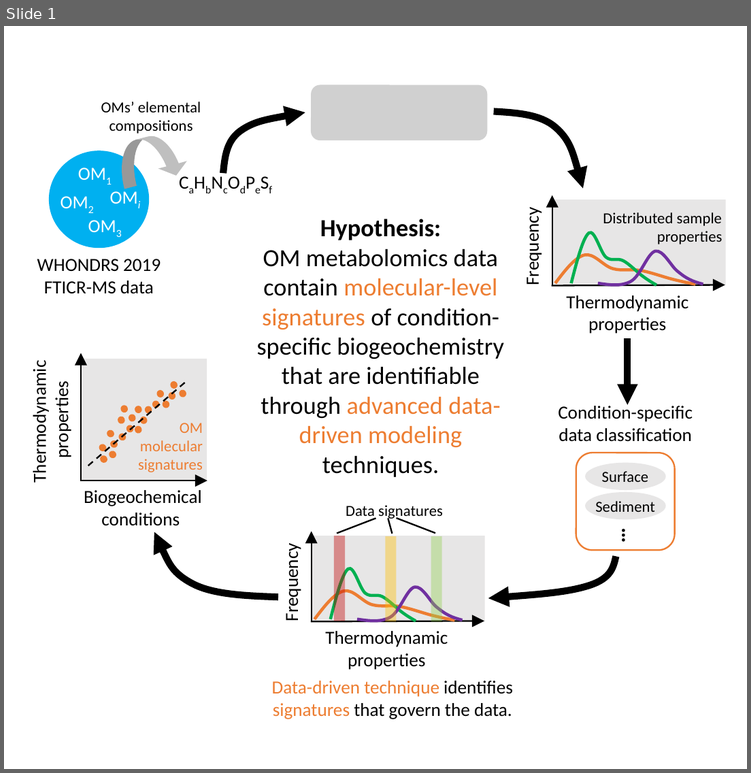
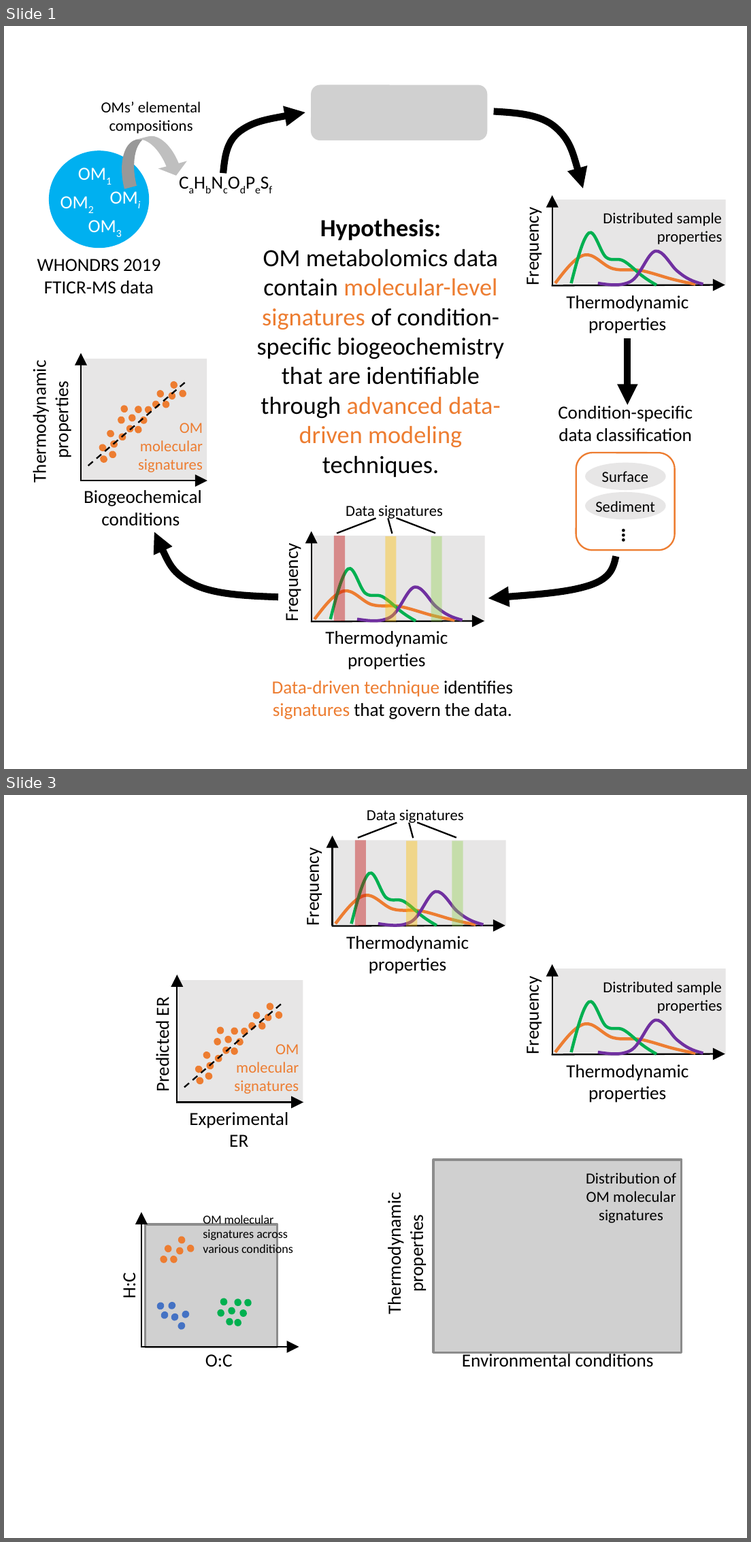
Before and after one commit to WHONDRS-Crowdsourced-Manuscript-Effort/Topic6, a slide deck: Manuscript/HypothesisFigure/Hypothesis figure.pptx. Shown one above the other, each under a label of ours: slide 1 before the commit, slides 1 and 3 after it; the slides between them are not shown. The pictures are 751x773 and 751x1542 pixels, drawn with LibreOffice and Linux fonts; fonts in the diff are those of the drawing; grey boxes stand for pictures. Boxes give left, top, right and bottom in pixels: in the first picture for what was removed or moved away, otherwise in the second. Text is boxed around its words. In the diff, an @@ line names an element or a change of style, - is before the commit and + after.

Commit message:
Nov19

```diff
--- a/Manuscript/HypothesisFigure/Hypothesis figure.pptx
+++ b/Manuscript/HypothesisFigure/Hypothesis figure.pptx
@@ slide 3 added at (4,795,747,1538), background #FFFFFF @@
@@ group added at (284,795,507,979): 4 rectangles, 3 rounded rectangles, 3 freeform shapes, 3 lines, 2 arrows @@
+Thermodynamic properties
+Frequency
+Data signatures
@@ group added at (504,925,747,1108): 3 rounded rectangles, 3 freeform shapes, 2 arrows, 1 rectangle @@
+Thermodynamic properties
+Frequency
+Distributed sample properties
@@ group added at (136,955,303,1147): 20 ellipses, 2 arrows, 2 texts, 1 rectangle, 1 rounded rectangle, 1 line @@
+Experimental ER
+Predicted ER
+OM molecular signatures
@@ group added at (377,1155,682,1367): 2 texts, 1 picture, 1 rounded rectangle @@
+Environmental conditions
+Thermodynamic properties
+Distribution of OM molecular signatures
@@ group added at (103,1195,299,1374): 20 ellipses, 2 arrows, 2 texts, 1 picture, 1 rounded rectangle @@
+O:C
+H:C
+OM molecular signatures across various conditions
```
Also in this commit, not shown: 1 other slide added.
